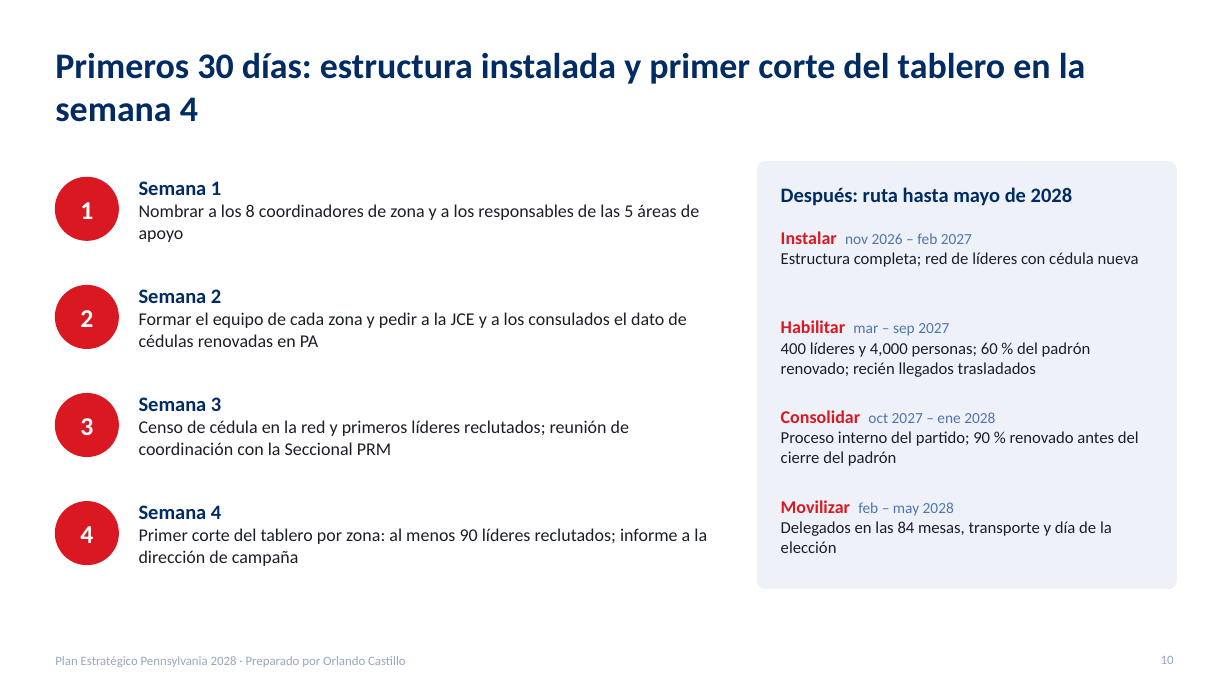
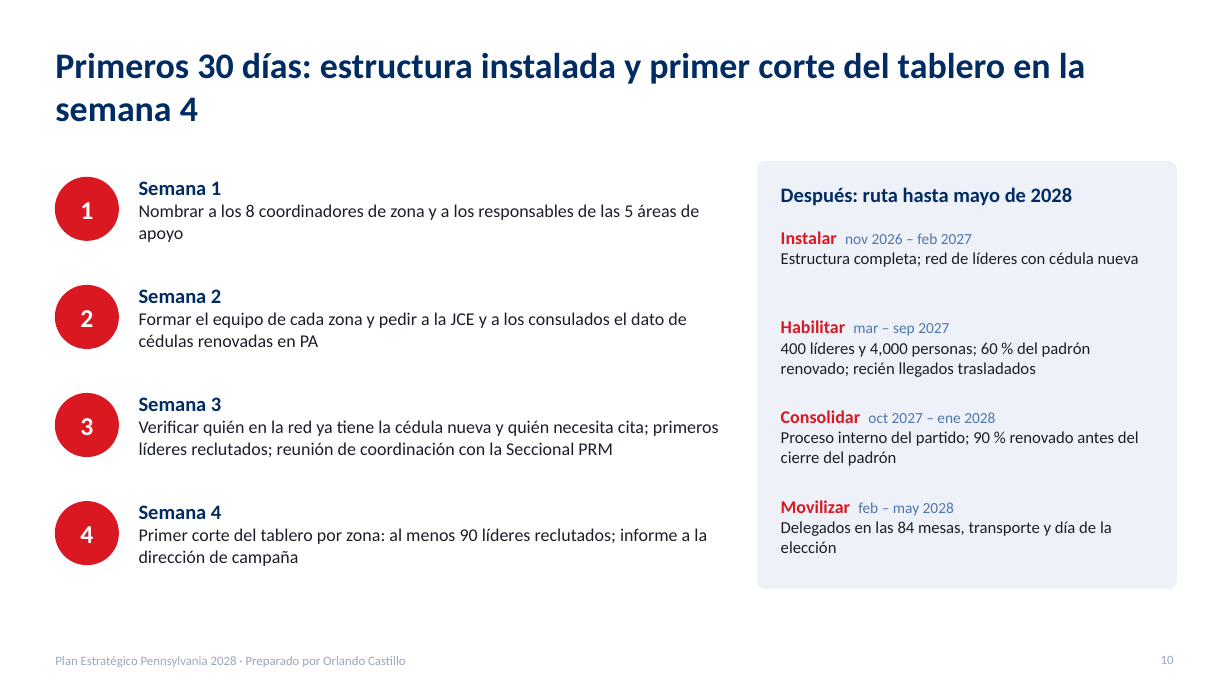
Before and after one commit to rcastillo9556/pdf-toolkit, a slide deck: slide 10 of presentaciones/Plan_Estrategico_Pennsylvania_2028.pptx. Drawn at 1232x693 pixels with LibreOffice and Linux fonts; fonts in the diff are those of the drawing. Boxes give left, top, right and bottom in pixels: in the first picture for what was removed or moved away, otherwise in the second. Text is boxed around its words. In the diff, an @@ line names an element or a change of style, - is before the commit and + after.

```diff
--- a/presentaciones/Plan_Estrategico_Pennsylvania_2028.pptx
+++ b/presentaciones/Plan_Estrategico_Pennsylvania_2028.pptx
@@ text at <box>139,420,719,457</box>: text changed @@
-Censo de cédula en la red y primeros líderes reclutados; reunión de coordinación con la Seccional PRM
+Verificar quién en la red ya tiene la cédula nueva y quién necesita cita; primeros líderes reclutados; reunión de coordinación con la Seccional PRM
```
Also in this commit, not shown: 1 other file.
